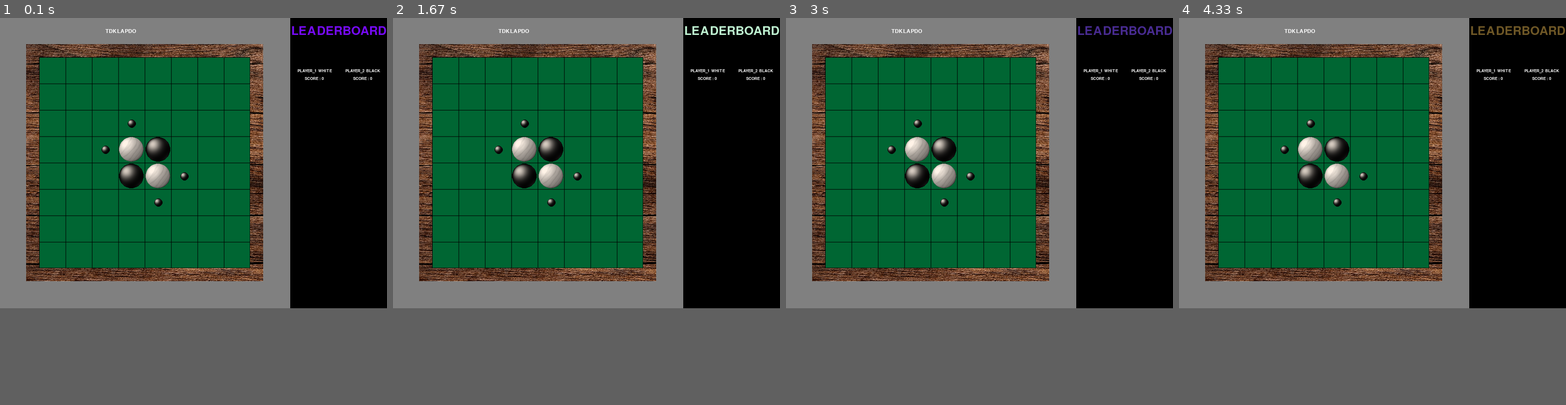
Above: before the commit, frames 1-4 (left to right).
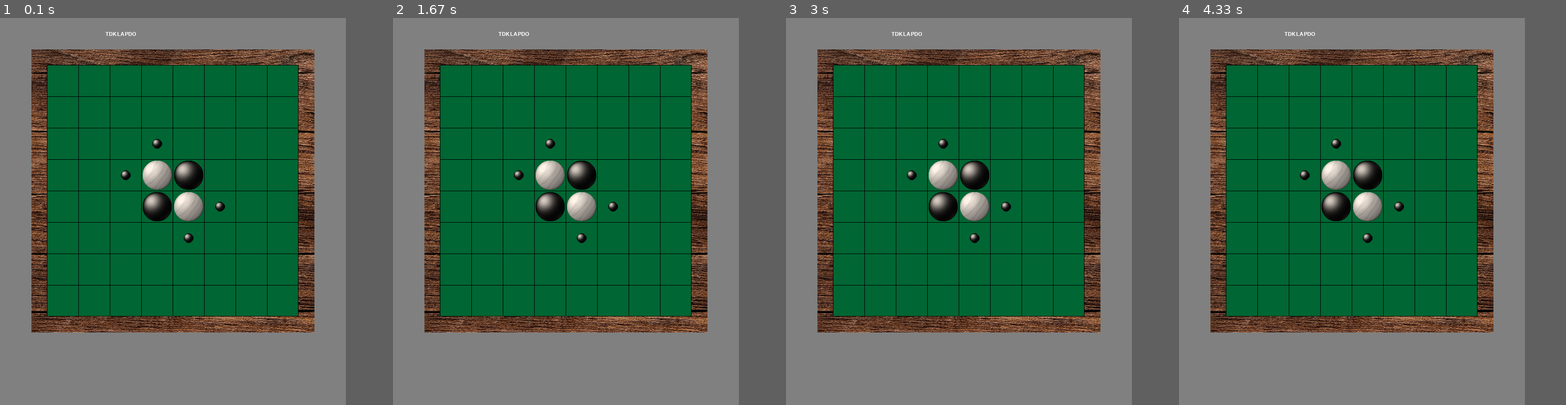
Above: after the commit, the same moments.

Repository: le-baronysard/Othello
Game: pygame game, started from game.py
Same seed, same stepped clock (60 frames per second), same inputs: the game is played once before the commit and once after it.
Inputs:
- Up to frame 1 (0.1 s): no input
- Up to frame 2 (1.67 s): no input
- Up to frame 3 (3 s): no input
- Up to frame 4 (4.33 s): no input
The window is 800x600 before the commit and 715x800 after it. Grey fills any space a smaller window leaves; there, only what the larger window draws over its background counts as a difference.

The runs differ from the first frame. In frame 1, 38% of the frame differs, in the area x 6-100%, y 0-82%; in frame 2, 38%; in frame 3, 38%; in frame 4, 38%.

Commit message:
flyUpdate

Diff:
--- a/Menu.py
+++ b/Menu.py
@@ -20,11 +20,11 @@
                     if event.key == pygame.K_ESCAPE :
                         print("escape")
                         self.running=False
-            self.draw_text("The Othello project",50,self.weight/2,self.height/4)
-            self.draw_text("Start Game", 30, self.weight/2, self.height/3+50)
-            self.draw_text("Options", 30, self.weight/2, self.height/3+100)
-            self.draw_text("Credits", 30, self.weight/2, self.height/3+150)
-            self.window.blit(self.display, (0,0))
+            self.draw_text("The Othello project",50,self.width/2,self.height/4)
+            self.draw_text("Start Game", 30, self.width/2, self.height/3+50)
+            self.draw_text("Options", 30, self.width/2, self.height/3+100)
+            self.draw_text("Credits", 30, self.width/2, self.height/3+150)
+            self.display.blit(self.display, (0,0))
             pygame.display.update()
             self.clock.tick(60)
             pass
--- a/params.py
+++ b/params.py
@@ -2,8 +2,8 @@
 
 #FULL is Full-Screen  DEFAULT or other to use personnalized definition
 SCREEN_MODE = "DEFAULT"  # in ["DEFAULT","FULL"]
-WIDTH   = 800
-HEIGHT  = 600   #NB game is code so W > H
+WIDTH   = 715
+HEIGHT  = 800   #NB game is code so W > H
 
 
 ##### COLOR codes
Not shown, added: data/Myuu-TenderRemains.mp3
